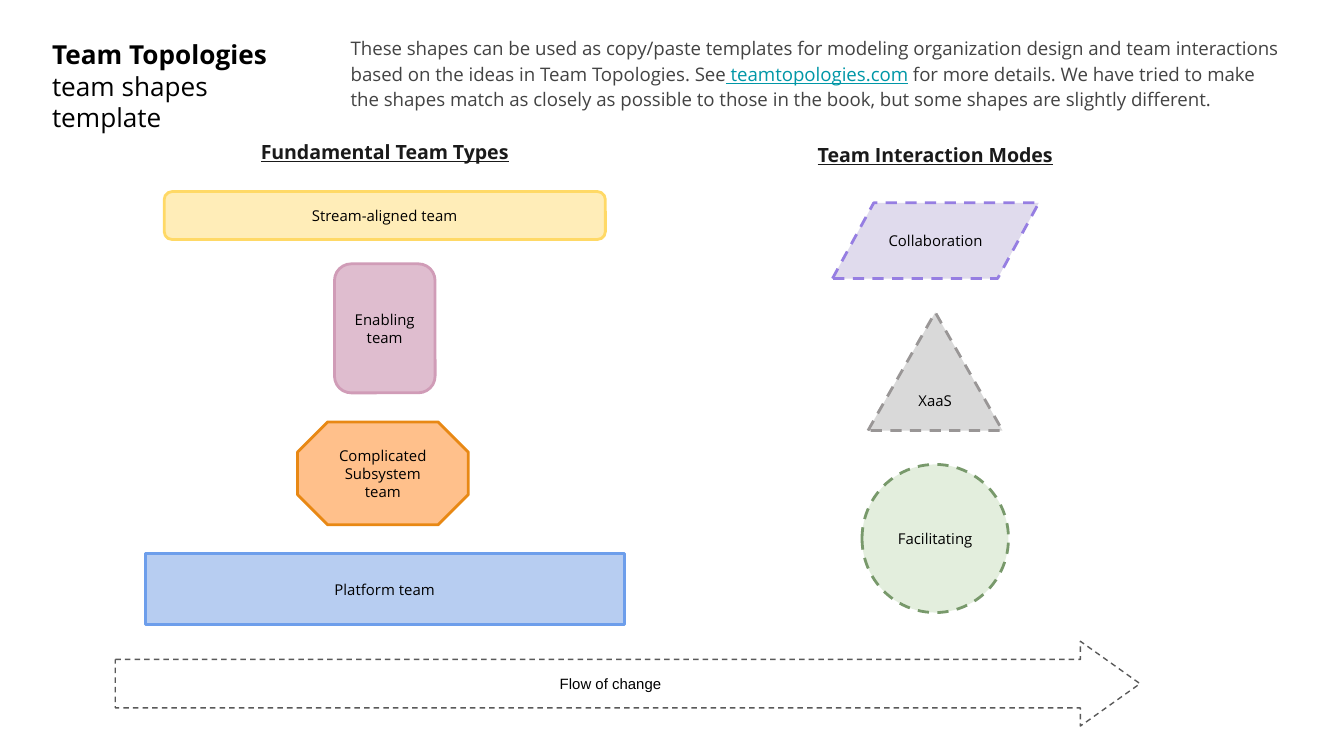
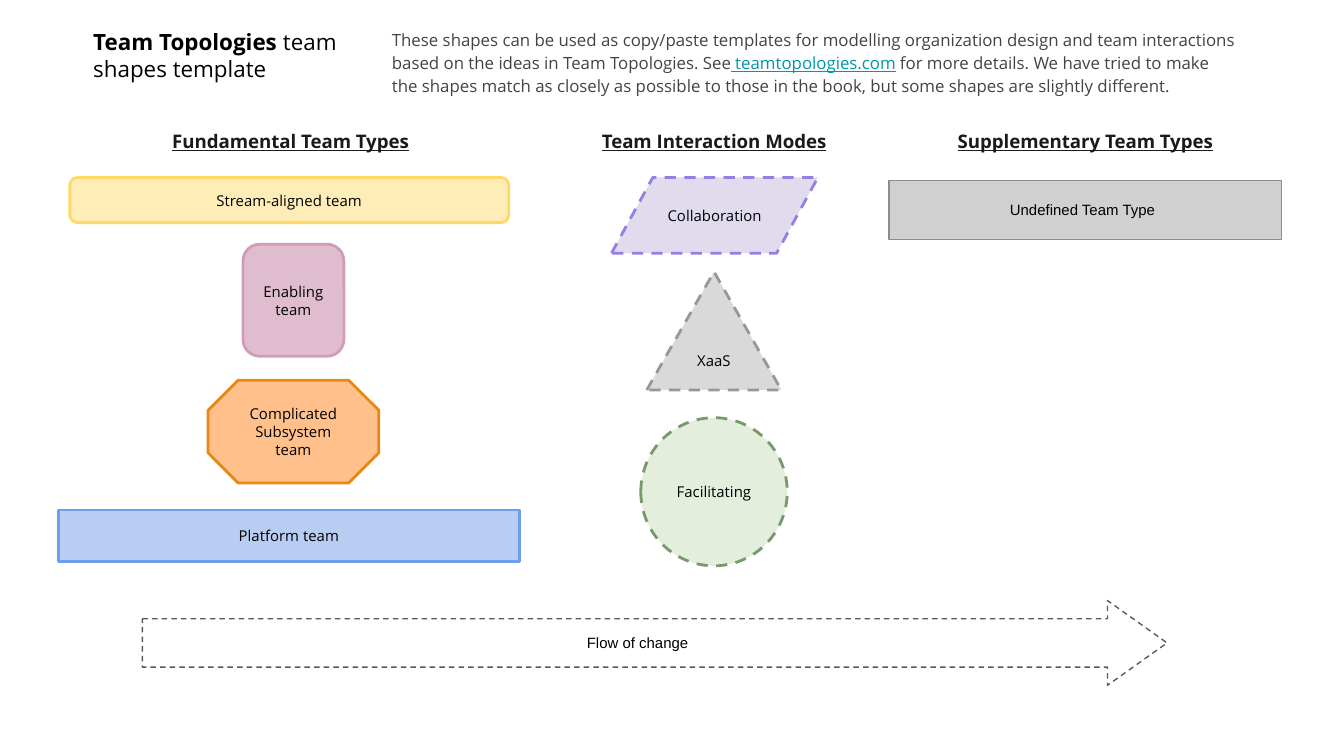
Before and after one commit to TeamTopologies/Team-Shape-Templates, a slide deck: slide 1 of powerpoint/Team Topologies Template for modelling - PowerPoint.pptx. Drawn at 1344x756 pixels with LibreOffice and Linux fonts; fonts in the diff are those of the drawing; grey boxes stand for pictures. Boxes give left, top, right and bottom in pixels: in the first picture for what was removed or moved away, otherwise in the second. Text is boxed around its words. In the diff, an @@ line names an element or a change of style, - is before the commit and + after.

Commit message:
Suggested change to introduce a Undefined Team Type (#20)
* Changes to include undefined team type shape

This shape is used to represent a team that has not yet been classified as one of the four fundamental team types.

```diff
--- a/powerpoint/Team Topologies Template for modelling - PowerPoint.pptx
+++ b/powerpoint/Team Topologies Template for modelling - PowerPoint.pptx
@@ text "Team Topologies team shapes template": place and size @@
-text "Team Topologies team shapes template" at (52,44,267,134)
+text "Team Topologies team shapes template" at (93,33,337,82)
@@ text "Team Topologies team shapes template" at (93,33,337,82): size 14 to 12 pt @@
@@ text at (392,33,1235,96): text changed; size 10 to 9 pt @@
-These shapes can be used as copy/paste templates for modeling organization design and team interactions based on the ideas in Team Topologies. See teamtopologies.com for more details. We have tried to make the shapes match as closely as possible to those in the book, but some shapes are slightly different.
+These shapes can be used as copy/paste templates for modelling organization design and team interactions based on the ideas in Team Topologies. See teamtopologies.com for more details. We have tried to make the shapes match as closely as possible to those in the book, but some shapes are slightly different.
@@ text "Fundamental Team Types": place and size @@
-text "Fundamental Team Types" at (261,144,509,164)
+text "Fundamental Team Types" at (172,133,409,153)
@@ text "Fundamental Team Types" at (172,133,409,153): size 10.5 to 10 pt @@
@@ text "Team Interaction Modes" at (602,133,826,151): size 10.5 to 10 pt @@
@@ text "Team Interaction Modes": place and size @@
-text "Team Interaction Modes" at (818,147,1053,165)
+text "Team Interaction Modes" at (602,133,826,151)
@@ text added at (958,133,1213,153), 10 pt, text #1A1A1A, bold, underline @@
+Supplementary Team Types
@@ rounded rectangle "Stream-aligned team": place and size @@
-rounded rectangle "Stream-aligned team" at (164,192,605,241)
+rounded rectangle "Stream-aligned team" at (70,177,508,223)
@@ flow chart input output "Collaboration": place and size @@
-flow chart input output "Collaboration" at (832,203,1039,278)
+flow chart input output "Collaboration" at (612,177,818,253)
@@ picture added at (890,181,1282,241) @@
@@ text added at (1010,204,1155,218), 8 pt, text #000000 @@
+Undefined Team Type
@@ rounded rectangle "Enabling team": place and size @@
-rounded rectangle "Enabling team" at (335,263,435,392)
+rounded rectangle "Enabling team" at (243,245,344,356)
@@ triangle "XaaS": place and size @@
-triangle "XaaS" at (868,312,1003,430)
+triangle "XaaS" at (646,271,781,390)
@@ octagon "Complicated Subsystem team": place and size @@
-octagon "Complicated Subsystem team" at (297,422,468,526)
+octagon "Complicated Subsystem team" at (208,380,379,484)
@@ ellipse "Facilitating": place and size @@
-ellipse "Facilitating" at (862,465,1008,613)
+ellipse "Facilitating" at (641,418,788,566)
@@ rounded rectangle "Platform team": place and size @@
-rounded rectangle "Platform team" at (145,554,625,625)
+rounded rectangle "Platform team" at (59,509,520,560)
@@ right arrow "Flow of change": place and size @@
-right arrow "Flow of change" at (116,641,1140,726)
+right arrow "Flow of change" at (142,601,1167,685)
```
Also in this commit, not shown: 11 other files.
